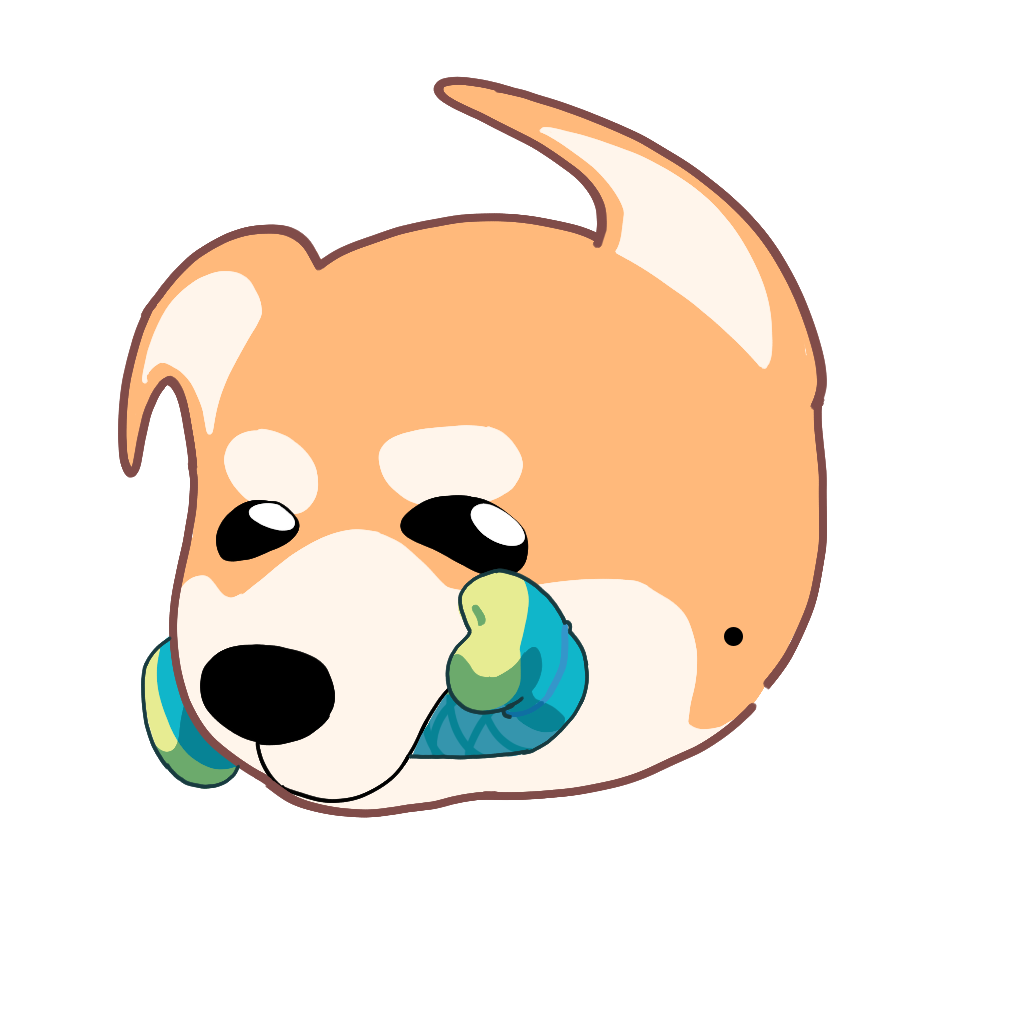
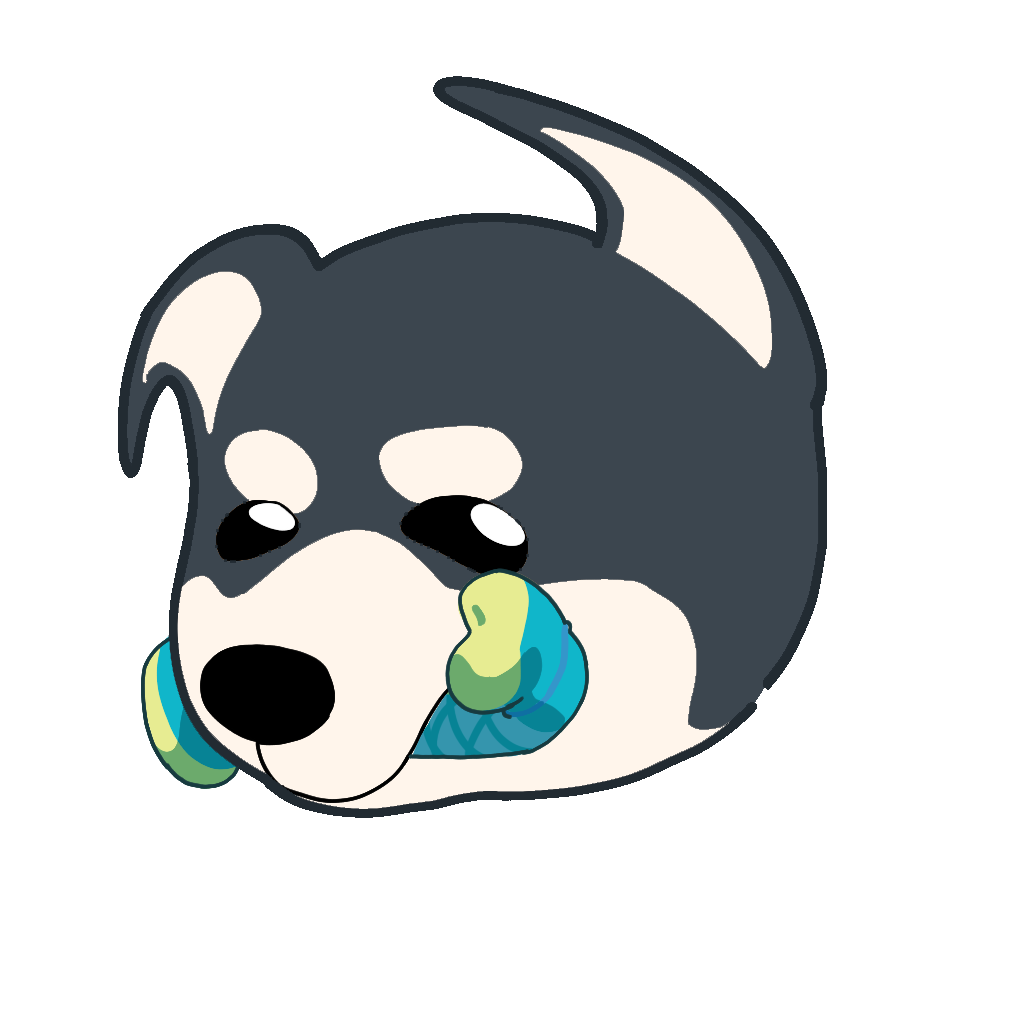
Revision of a layered 1024 × 1024 image; what changed, layer by layer:
hid "Ellipse 1 copy 2" over bbox(724, 627, 743, 646)
added layer "head 3 copy" above "head 3" over bbox(118, 76, 827, 818)
